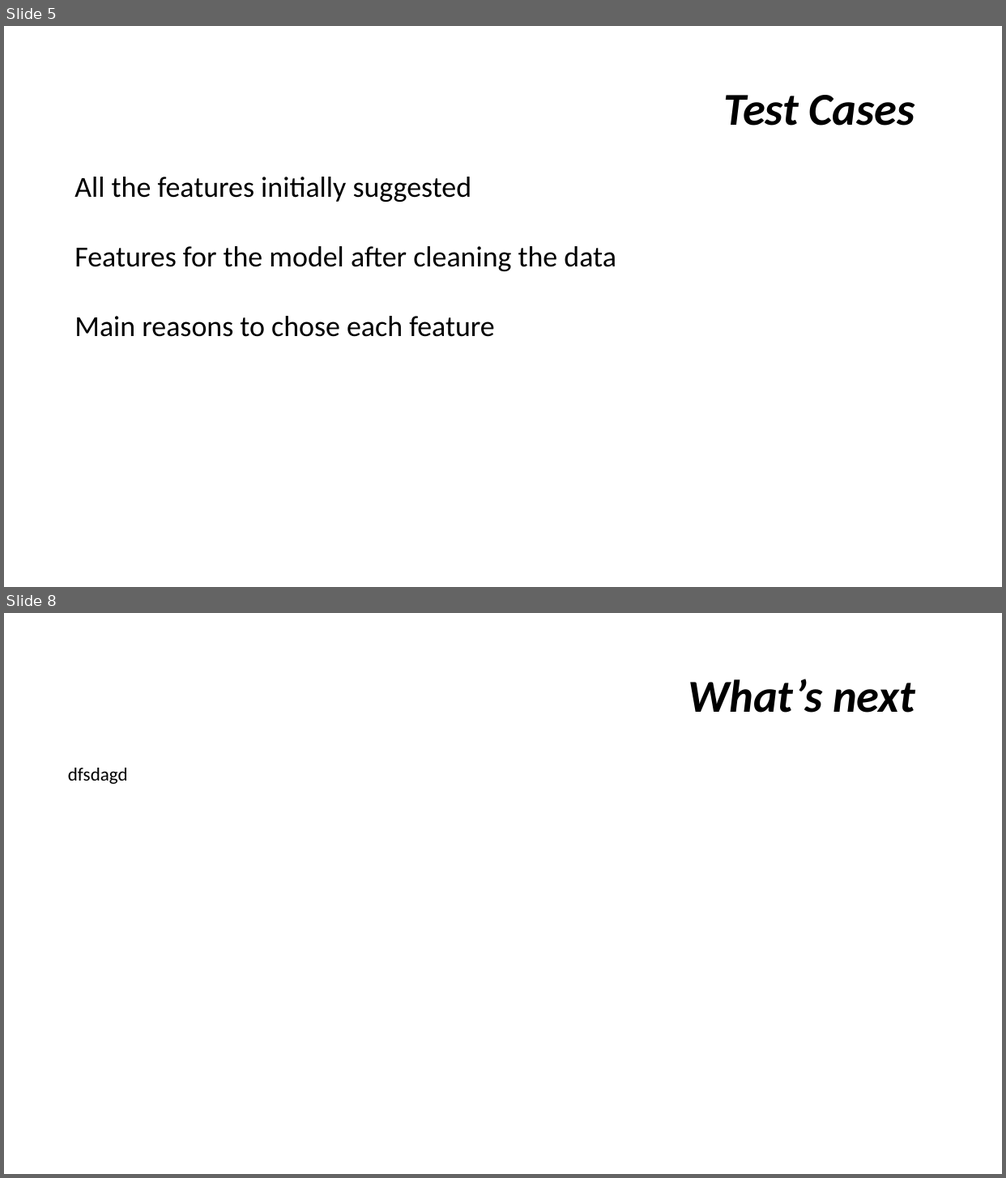
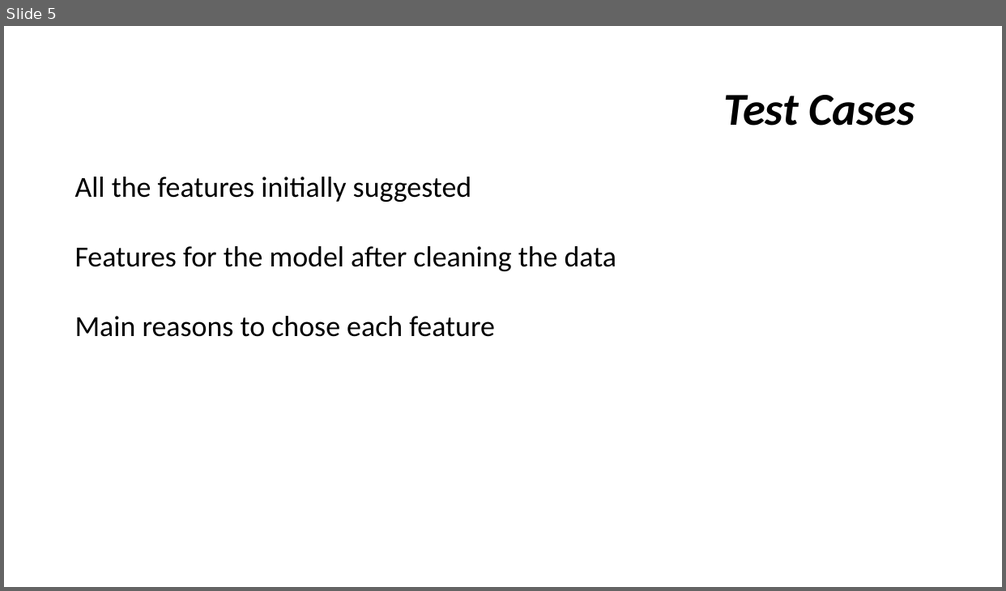
Before and after one commit to gcolareta/Shark_Attacks, a slide deck: Presentation/Shark attacks.pptx. Shown one above the other, each under a label of ours: slides 5 and 8 before the commit, slide 5 after it; the slides between them are not shown. The pictures are 1006x1178 and 1006x591 pixels, drawn with LibreOffice and Linux fonts; fonts in the diff are those of the drawing. Boxes give left, top, right and bottom in pixels: in the first picture for what was removed or moved away, otherwise in the second. Text is boxed around its words. In the diff, an @@ line names an element or a change of style, - is before the commit and + after.

```diff
--- a/Presentation/Shark attacks.pptx
+++ b/Presentation/Shark attacks.pptx
@@ slide 8 removed at bbox=[4, 613, 1002, 1174], background #FFFFFF @@
@@ title removed at bbox=[688, 679, 915, 713] @@
-What’s next
@@ text removed at bbox=[68, 768, 128, 784] @@
-dfsdagd
```
Also in this commit, not shown: 5 slides changed, 5 slides added, 1 other slide removed.
